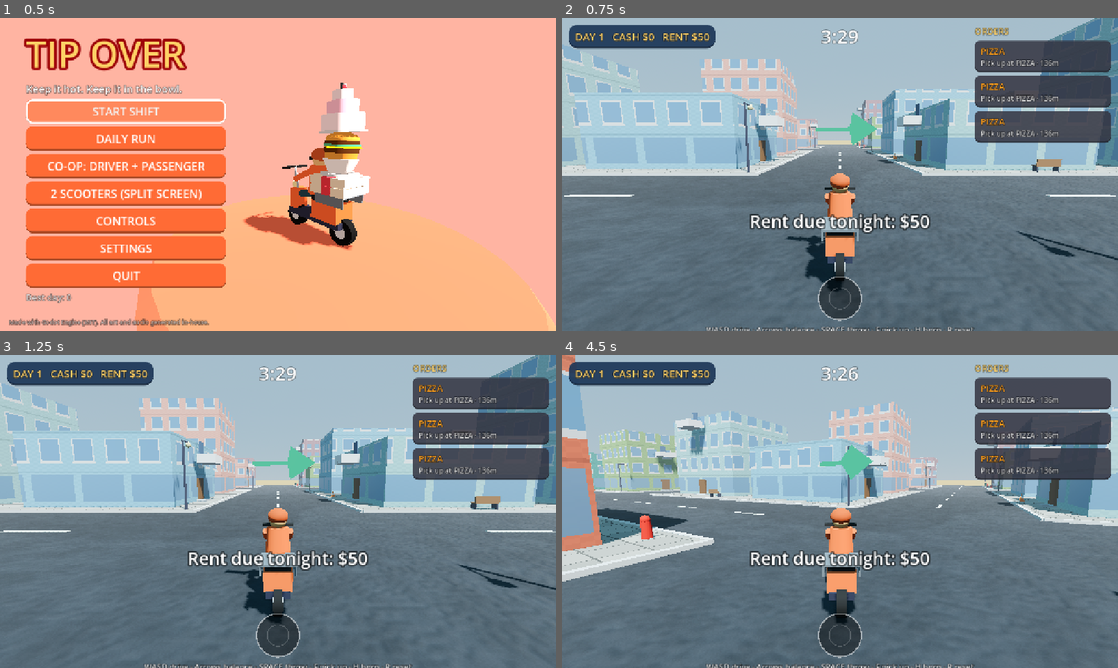
Above: before the commit, frames 1-4 (two rows, left to right).
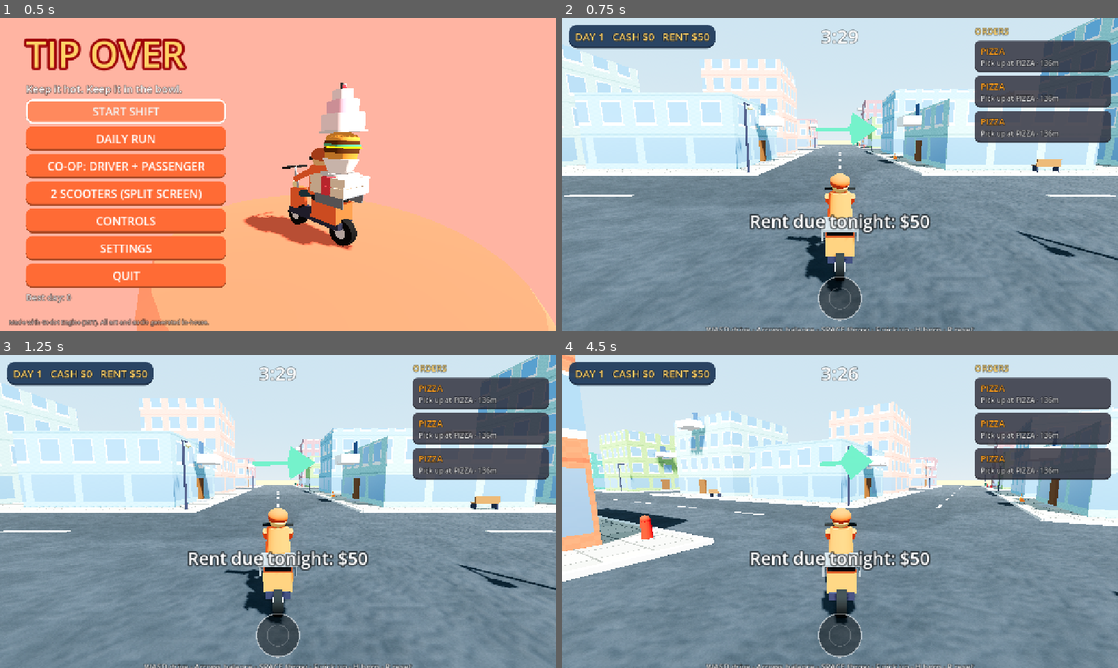
Above: after the commit, the same moments.

Repository: rraeyz/Hot_Delivery
Game: Godot game, scene res://scenes/main.tscn
Two runs of this game, one before a commit and one after it. Both use one fixed random seed, a clock stepped at 60 frames per second and the inputs below.
Inputs (mouse positions are in pixels of both pictures, inside the frame that each line leads up to):
- Up to frame 1 (0.5 s): no input
- Up to frame 2 (0.75 s): click "START SHIFT" at 0.5 s
- Up to frame 3 (1.25 s): no input
- Up to frame 4 (4.5 s): tap Enter (p2_throw) at 1.25 s; move the mouse to (962, 495) at 1.27 s; hold D (p1_right) 1.28-2.03 s; tap H (p1_horn) at 1.35 s; move the mouse to (728, 527) at 2.02 s; hold S (p1_brake) 2.03-2.78 s; tap W (p1_throttle) at 2.1 s; move the mouse to (895, 442) at 2.77 s; hold D (p1_right) 2.78-4.28 s; tap Down (p2_bal_back) at 2.85 s; move the mouse to (812, 574) at 3.52 s; tap Up (p2_bal_fwd) at 3.6 s; move the mouse to (1006, 558) at 4.27 s; hold A (p1_left) from 4.28 s (still down); tap Left (p2_bal_left) at 4.35 s

Frame 1 is identical in both runs. In frame 2, 80% of the frame differs, in the area x 0-100%, y 0-100%; in frame 3, 81%; in frame 4, 81%.

Commit message:
Look tuning (ACES, lighter fog, warmer ambient); time of day per shift; autotest --tod
Co-Authored-By: Claude Opus 5.5 <noreply@anthropic.com>
Claude-Session: https://claude.ai/code/session_01JFvHhZrpuE6HWb489Piese

Diff:
--- a/scripts/look.gd
+++ b/scripts/look.gd
@@ -163,11 +163,14 @@
 	env.sky = sky
 	env.ambient_light_source = Environment.AMBIENT_SOURCE_SKY
 	env.ambient_light_energy = d[6] * (1.2 if rainy else 1.0)
+	env.ambient_light_sky_contribution = 0.55
+	env.ambient_light_color = Color(d[2])
 	env.reflected_light_source = Environment.REFLECTION_SOURCE_SKY
-	env.tonemap_mode = Environment.TONE_MAPPER_AGX if q > 0 else Environment.TONE_MAPPER_FILMIC
-	env.tonemap_white = 6.0
+	env.tonemap_mode = Environment.TONE_MAPPER_ACES
+	env.tonemap_exposure = 1.1
+	env.tonemap_white = 3.0
 	env.adjustment_enabled = true
-	env.adjustment_saturation = 1.15
+	env.adjustment_saturation = 1.25
 	env.adjustment_contrast = 1.05
 	env.glow_enabled = true
 	env.glow_intensity = 0.5 if tod == "night" else 0.25
@@ -179,12 +182,12 @@
 	if q >= 2:
 		env.ssil_enabled = true
 		env.volumetric_fog_enabled = true
-		env.volumetric_fog_density = 0.004 if tod != "night" else 0.01
+		env.volumetric_fog_density = 0.0012 if tod != "night" else 0.006
 		env.volumetric_fog_albedo = Color(d[5])
 		env.volumetric_fog_anisotropy = 0.6
 	env.fog_enabled = true
 	env.fog_light_color = Color(d[5])
-	env.fog_density = 0.002
+	env.fog_density = 0.0007
 	env.fog_aerial_perspective = 0.4
 	if "fog" in chaos:
 		env.fog_density = 0.035
--- a/scripts/main.gd
+++ b/scripts/main.gd
@@ -438,6 +438,7 @@
 	var chaos: String = args.get("chaos", "")
 	run = RunState.new(int(args.get("seed", "3")), int(args.get("unlocks", "5")))
 	run.theme = args.get("theme", "bazaar")
+	run.tod = args.get("tod", run.tod)
 	if chaos != "":
 		run.chaos = Array(chaos.split(","))
 	if args.has("menu"):
Not shown, changed: PLAN.md
